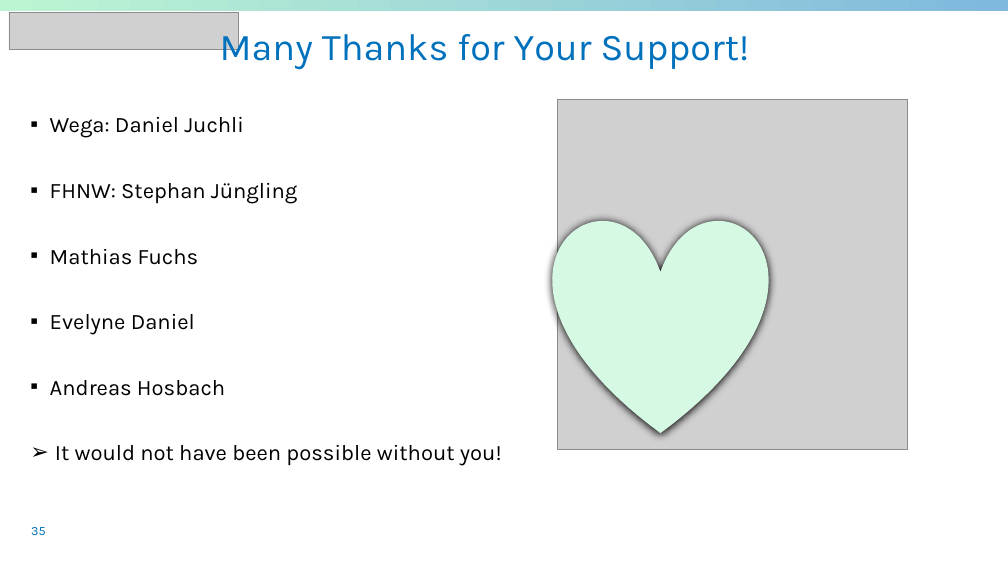
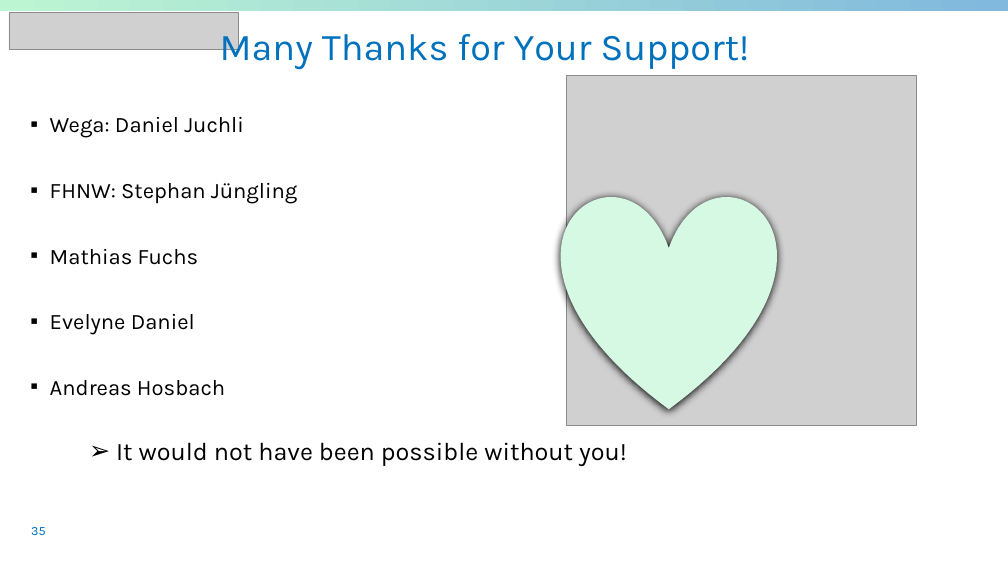
Before and after one commit to sableu/BDD4OQ, a slide deck: slide 35 of thesis/Presentation/FinalPresentation.pptx. Drawn at 1008x567 pixels with LibreOffice and Linux fonts; fonts in the diff are those of the drawing; grey boxes stand for pictures; background and template pictures are left out. Boxes give left, top, right and bottom in pixels: in the first picture for what was removed or moved away, otherwise in the second. Text is boxed around its words. In the diff, an @@ line names an element or a change of style, - is before the commit and + after.

```diff
--- a/thesis/Presentation/FinalPresentation.pptx
+++ b/thesis/Presentation/FinalPresentation.pptx
@@ picture: place and size @@
-picture at box(558, 99, 908, 449)
+picture at box(566, 75, 917, 425)
@@ heart: place and size @@
-heart at box(554, 219, 768, 433)
+heart at box(562, 194, 777, 409)
@@ text at box(116, 442, 627, 466): size 21 to 24 pt in "It would not have been possible without ..."; list level 2 to 5 in "It would not have been ..." @@
```
Also in this commit, not shown: 4 other slides changed.
